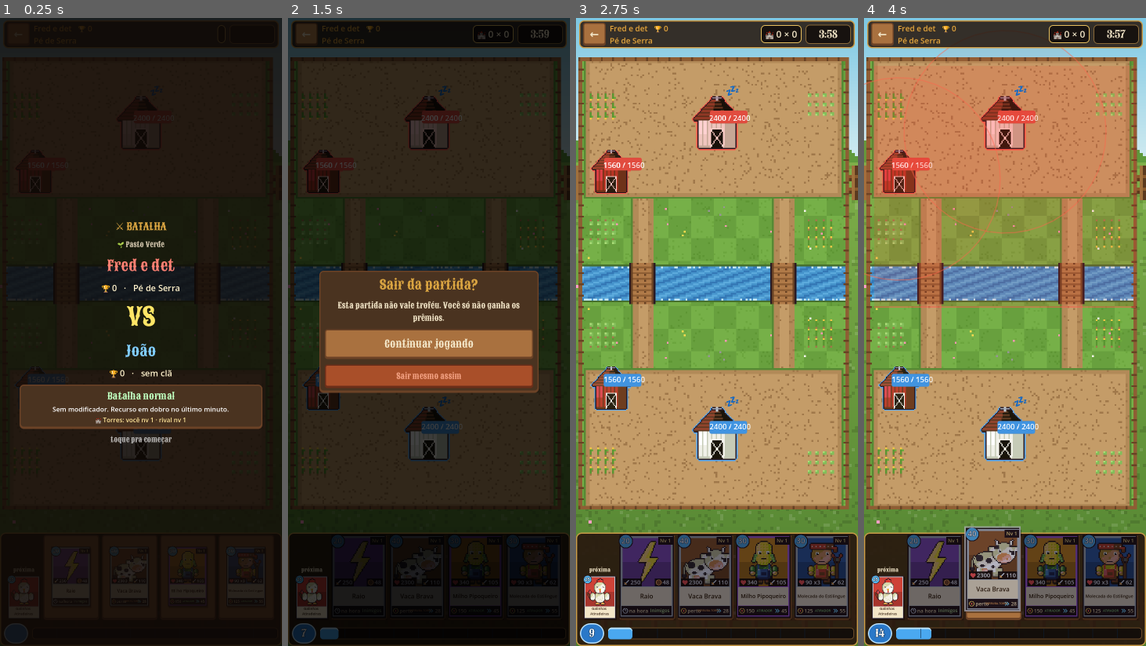
Above: before the commit, frames 1-4 (left to right).
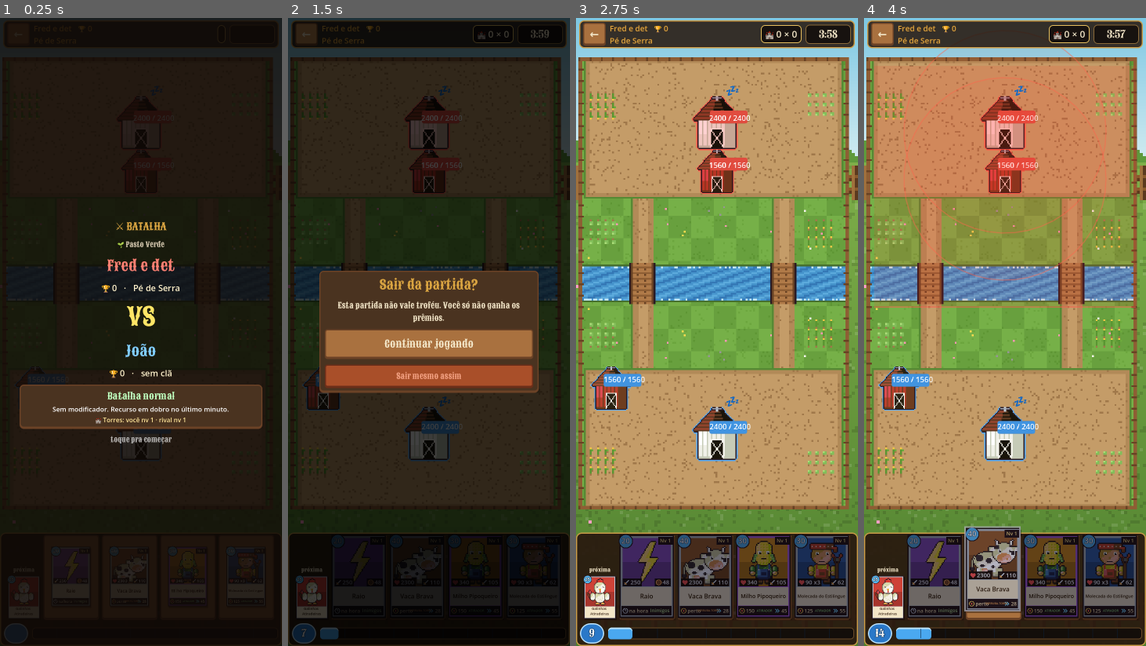
Above: after the commit, the same moments.

Repository: Generadevde/farmarena
Game: Godot game, scene res://ci/lab/lab.tscn
Same seed, same stepped clock (60 frames per second), same inputs: the game is played once before the commit and once after it. This scene is started directly instead of the project's main scene. The engine's default icon, where the game draws it, is replaced by a stand-in: a white triangle on a blue panel in a dark square.
Inputs (mouse positions are in pixels of both pictures, inside the frame that each line leads up to):
- Up to frame 1 (0.25 s): no input
- Up to frame 2 (1.5 s): tap Enter at 0.5 s; move the mouse to (491, 300) at 0.52 s; click (491, 300) at 0.67 s; click "←" at 1.25 s
- Up to frame 3 (2.75 s): click "Continuar jogando" at 2 s
- Up to frame 4 (4 s): click "Raio" at 2.75 s; click "Vaca Brava" at 3.5 s

The runs differ from the first frame. In frame 2, 0.8% of the frame differs, in the area x 5-62%, y 21-28%; in frame 3, 1.7%; in frame 4, 2.1%, in the area x 0-86%, y 9-42%.

Commit message:
Bots armam a base pelo jeito deles, cada módulo no lugar da função, e aprendem
- Função do módulo (Criador > Básico): Ofensivo, Defensivo, Econômico e Suporte (novo).
  Caixa d'Água passou pra Suporte.
- Postura do bot (pelo plano de jogo): defensiva, ofensiva ou imprevisível. Defensivo escolhe
  mais parede, ofensivo mais tiro.
- Lugar pela função: parede no caminho da ponte até a base; tiro na frente (ofensivo) ou colado na
  base (defensivo); suporte onde a tropa passa ou atrás da base; recurso no fundo.
- Memória: cada bot guarda que função/ponto ganhou contra você e puxa pro que deu certo. A vontade
  de inovar cai com a experiência; curioso/caótico/apostador nunca param, analítico quase não arrisca.
- Perfil do bot mostra a postura da base e quantas arrumações ele já testou.
- Testes no modo "geral".

Co-Authored-By: Claude Opus 5.5 <noreply@anthropic.com>
Claude-Session: https://claude.ai/code/session_01F2c9wwKpd4XWAaAeM55Dzi

Diff:
--- a/AI/bot_learning.gd
+++ b/AI/bot_learning.gd
@@ -1045,6 +1045,52 @@
 const NEMESIS_LOSS_THRESHOLD = 2  # quantas derrotas SEGUIDAS contra o jogador até o bot "guardar rancor"
 
 
+## MEMÓRIA DA BASE: o que o bot já testou de módulo (por função e por ponto) e quantas
+## partidas já jogou armando a base. É com isso que ele vai ficando esperto / inovando.
+func module_memory(bot_name: String) -> Dictionary:
+	var data = _load_raw(bot_name)
+	return data.get("mod_memo", {}) if !data.is_empty() else {}
+
+
+## guarda o resultado da arrumação usada (keys = Progresso.setup_keys)
+func record_module_result(bot_name: String, keys: Array, bot_won: bool):
+	var data = _load_raw(bot_name)
+	if data.is_empty() or keys.is_empty():
+		return
+	var mem: Dictionary = data.get("mod_memo", {})
+	mem["round"] = int(mem.get("round", 0)) + 1
+	var roles: Dictionary = mem.get("roles", {})
+	var pts: Dictionary = mem.get("points", {})
+	var seen_roles := {}
+	for k in keys:
+		var cat = str(k).split("@")[0]
+		var pm: Array = pts.get(k, [0, 0])
+		pts[k] = [int(pm[0]) + 1, int(pm[1]) + (1 if bot_won else 0)]
+		if !seen_roles.has(cat):
+			seen_roles[cat] = true
+			var rm: Array = roles.get(cat, [0, 0])
+			roles[cat] = [int(rm[0]) + 1, int(rm[1]) + (1 if bot_won else 0)]
+	mem["roles"] = roles
+	mem["points"] = pts
+	data["mod_memo"] = mem
+	_save_raw(bot_name, data)
+
+
+## chance de testar uma base diferente: cai com a experiência, mas cada jeito tem o seu piso
+static func module_explore_chance(profile, rounds: int) -> float:
+	var base = 0.25
+	var floor_v = 0.04
+	if profile != null:
+		match profile.archetype:
+			AIProfile.Archetype.CURIOSO, AIProfile.Archetype.CAOTICO, AIProfile.Archetype.APOSTADOR:
+				base = 0.5
+				floor_v = 0.25          # esses nunca param de inventar
+			AIProfile.Archetype.ANALITICO, AIProfile.Archetype.PERFECCIONISTA, AIProfile.Archetype.METAGAMER:
+				base = 0.15
+				floor_v = 0.02          # esses repetem o que ganhou
+	return maxf(floor_v, base / (1.0 + float(rounds) / 12.0))
+
+
 func record_result(bot_name: String, bot_won: bool, player_cards_played: Array[CardData], is_vs_player: bool = false):
 	var data = _load_raw(bot_name)
 	if data.is_empty():
--- a/Cards/bases/base_data.gd
+++ b/Cards/bases/base_data.gd
@@ -70,7 +70,10 @@
 ## pensada como ofensiva ou defensiva, dependendo do efeito configurado).
 ## É essa categoria que os bots usam pra escolher base de acordo com a
 ## personalidade deles, não o tipo funcional.
-enum BaseCategory { OFENSIVO, DEFENSIVO, ECONOMICO }
+enum BaseCategory { OFENSIVO, DEFENSIVO, ECONOMICO, SUPORTE }
+## OFENSIVO: atira longe / solta tropa / ajuda o ataque. DEFENSIVO: parede, vida, segura quem chega.
+## ECONOMICO: recurso. SUPORTE: aura, cura, reforço pros aliados. Os bots usam isso pra ESCOLHER o
+## módulo pelo jeito deles e pra pôr cada um no lugar certo da base.
 @export var category: BaseCategory = BaseCategory.DEFENSIVO
 
 # --- Base Canhão: ataca sozinha ---
--- a/Scripts/batlhe_scene.gd
+++ b/Scripts/batlhe_scene.gd
@@ -540,10 +540,15 @@
 		_apply_initial_boost($ProductionTimer, base_data, true)
 
 
+var _bot_setup_keys: Array = []   # a arrumação de módulos que o bot usou nesta partida (memória dele)
+
+
 func _apply_ai_base():
 	if Regras.modules():
 		# o bot entra com a mesma QUANTIDADE de módulos do jogador (o nível dele só muda a força de cada um)
-		_install_side_modules("enemy_base", GameManager.Team.ENEMY, Progresso.bot_module_loadout(ai_profile, Progresso.module_slots()),
+		var bot_lo = Progresso.bot_module_loadout(ai_profile, Progresso.module_slots())
+		_bot_setup_keys = Progresso.setup_keys(bot_lo)
+		_install_side_modules("enemy_base", GameManager.Team.ENEMY, bot_lo,
 			MatchSetup.fixed_level() if MatchSetup.fixed_level() > 0 else Progresso.bot_tower_level(ai_profile))
 		return
 	if ai_profile == null or ai_profile.equipped_base == null:
@@ -982,6 +987,8 @@
 	# nem no aprendizado dos bots (seria injusto com eles -- era 2 contra 2)
 	if ai_profile != null and !_is_2v2 and !MatchSetup.tournament and !MatchSetup.friendly:
 		BotLearning.record_result(ai_profile.profile_name, !player_won, player_cards_played_this_match, true)
+		if !_bot_setup_keys.is_empty():
+			BotLearning.record_module_result(ai_profile.profile_name, _bot_setup_keys, !player_won)
 
 		if player_won:
 			# bot perdeu -- descobre qual carta do jogador mais machucou a
--- a/Scripts/catalogo.gd
+++ b/Scripts/catalogo.gd
@@ -503,7 +503,7 @@
 		"pros": ["Recurso 12% mais rápido"], "cons": ["Não ataca", "Menos vida"],
 		"receita": {"torre": "moinho"}, "paleta": {"K": "#e8d8b0", "A": "#b8402c", "S": "#58a0d8", "W": "#6a4428"},
 		"b": {"base_hp": 1150, "production_speed_boost": 0.12}},
-	{"id": "caixa_dagua", "nome": "Caixa d'Água", "turma": "Brejo", "arena": 3, "tipo": "HEAL", "categoria": "DEFENSIVO",
+	{"id": "caixa_dagua", "nome": "Caixa d'Água", "turma": "Brejo", "arena": 3, "tipo": "HEAL", "categoria": "SUPORTE",
 		"desc": "Água fresca: cura as tropas que ficarem por perto.",
 		"pros": ["Cura aliados próximos"], "cons": ["Não ataca"],
 		"receita": {"torre": "caixa_dagua"}, "paleta": {"S": "#3c88c8", "A": "#b8402c", "W": "#6a4428"},
--- a/Scripts/hub.gd
+++ b/Scripts/hub.gd
@@ -3874,6 +3874,9 @@
 	v.add_child(_label("Estilo: %s  ·  nesta temporada: %dV %dD" % [prof.get_archetype_name(), int(rec.get("wins", 0)), int(rec.get("losses", 0))], 16, ThemeBuilder.COLOR_STAT_LABEL))
 	var fam = PushPlan.family_of(prof)
 	v.add_child(_wrap("🧠 Plano de jogo: %s. %s" % [PushPlan.FAM_NAMES[fam], PushPlan.FAM_TEXT[fam]], 15, Color(0.7, 0.9, 1.0)))
+	var stn = Progresso.bot_stance(prof)
+	var mm: Dictionary = BotLearning.module_memory(prof.profile_name)
+	v.add_child(_wrap("🧱 Base %s%s" % [Progresso.STANCE_NAMES[stn], ("  ·  já testou %d arrumações" % int(mm.get("round", 0))) if int(mm.get("round", 0)) > 0 else ""], 15, Color(0.7, 0.9, 1.0)))
 	if fam == PushPlan.Fam.COMBO:
 		var cb = PushPlan.pick_combo(prof)
 		if cb.size() == 2:
--- a/Scripts/progresso.gd
+++ b/Scripts/progresso.gd
@@ -1538,80 +1538,155 @@
 ## ele deixaria uma rota só pra atacar e a partida virava "tudo no meio"), dois
 ## guardam as rotas dos lados, três fecham a frente toda. Módulo de recurso vai
 ## pros pontos de trás.
+## POSTURA do bot na hora de armar a base: 0 defensiva, 1 ofensiva, 2 imprevisível
+const STANCE_NAMES = ["defensiva", "ofensiva", "imprevisível"]
+
+
+static func bot_stance(profile) -> int:
+	match PushPlan.family_of(profile):
+		PushPlan.Fam.CONTRA, PushPlan.Fam.BLOCO, PushPlan.Fam.CERCO:
+			return 0
+		PushPlan.Fam.CORRERIA, PushPlan.Fam.COMBO:
+			return 1
+	return 2
+
+
+## os pontos (em ordem de gosto) pra um módulo dessa FUNÇÃO, pelo jeito do bot.
+## a / b = canto da frente do lado da casa / do outro lado; sa / so = lado da base (casa / outro);
+## ba / bb = cantos de trás. 1 = frente do meio (no caminho da ponte até a base), 4 = atrás no meio.
+static func role_points(cat: int, stance: int, home_left: bool) -> Array:
+	var a = 0 if home_left else 2
+	var b = 2 if home_left else 0
+	var sa = 3 if home_left else 5
+	var so = 5 if home_left else 3
+	var ba = 6 if home_left else 7
+	var bb = 7 if home_left else 6
+	match cat:
+		BaseData.BaseCategory.DEFENSIVO:      # parede: no caminho da ponte até a base
+			return [1, sa, a, so] if stance == 0 else [1, a, sa, b]
+		BaseData.BaseCategory.OFENSIVO:       # tiro longe: ofensivo na frente (pega quem sai da ponte); defensivo perto da base
+			return [a, b, 1, sa] if stance == 1 else [sa, so, 1, a]
+		BaseData.BaseCategory.SUPORTE:        # ofensivo: onde as tropas passam; defensivo: colado na base
+			return [a, 1, sa, b] if stance == 1 else [4, sa, so, 1]
+	return [ba, bb, 4, sa]                     # econômico: no fundo
+
+
+## peso de cada função pra escolher o módulo, pelo jeito do bot
+static func _role_weight(cat: int, stance: int, preferred: int) -> float:
+	var w = 1.0
+	if stance == 0:
+		w = {BaseData.BaseCategory.DEFENSIVO: 3.0, BaseData.BaseCategory.SUPORTE: 1.6, BaseData.BaseCategory.ECONOMICO: 1.0, BaseData.BaseCategory.OFENSIVO: 1.0}.get(cat, 1.0)
+	elif stance == 1:
+		w = {BaseData.BaseCategory.OFENSIVO: 3.0, BaseData.BaseCategory.SUPORTE: 1.6, BaseData.BaseCategory.ECONOMICO: 0.7, BaseData.BaseCategory.DEFENSIVO: 0.8}.get(cat, 1.0)
+	if cat == preferred:
+		w += 1.5
+	return w
+
+
+## Monta a base do bot: QUAIS módulos (pelo jeito dele e pelo que já deu certo) e ONDE (pela
+## função de cada módulo). Igual pra mesma partida; muda de uma partida pra outra conforme ele
+## aprende (BotLearning.module_memory): quem é curioso testa coisa nova, quem é analítico repete
+## o que ganhou, e todo mundo fica mais certeiro com a experiência.
 func bot_module_loadout(profile, slots: int = -1) -> Array:
 	var n = slots if slots > 0 else module_slots()
-	var first: BaseData = profile.equipped_base if profile != null and profile.equipped_base != null else null
-	var top = maxi(ArenaManager.get_player_arena(), first.unlock_arena if first != null else 0)
+	var name_s = str(profile.profile_name) if profile != null else "bot"
+	var top = ArenaManager.get_player_arena()
+	if profile != null and profile.equipped_base != null:
+		top = maxi(top, profile.equipped_base.unlock_arena)
 	var pool: Array = BotSimulator.available_bases.filter(func(b): return b != null and b.unlock_arena <= top)
 	if pool.is_empty():
 		return []
-	var seed = abs(hash(str(profile.profile_name) if profile != null else "bot"))
-	if first == null or !pool.has(first):
-		first = pool[seed % pool.size()]   # (o módulo antigo dele pode não existir mais: módulos "do zero")
-	var eco_types = [BaseData.BaseType.PRODUCTION, BaseData.BaseType.CAPACITY]
-	# 1 em cada 5 bots aposta tudo num módulo só e leva DOIS iguais (nunca dois de recurso).
-	# "botduplo" é só pro laboratório forçar sim (1) ou não (0).
+	var mem: Dictionary = BotLearning.module_memory(name_s) if profile != null else {}
+	var rounds = int(mem.get("round", 0))
+	var rng = RandomNumberGenerator.new()
+	rng.seed = abs(hash(name_s)) + rounds * 7919          # igual dentro da partida, outro na próxima
+	var stance = bot_stance(profile)
+	var preferred = int(profile.preferred_base_category) if profile != null else -1
+	var home_left = (abs(hash(name_s)) / 3) % 2 == 0
+	# INOVA: chance de testar algo diferente. Cai com a experiência (fica mais esperto), mas quem é
+	# curioso/caótico/apostador nunca para de inventar, e o analítico quase não arrisca.
+	var explore = BotLearning.module_explore_chance(profile, rounds)
+	if Regras._t("inova", -1.0) >= 0.0:
+		explore = Regras._t("inova", -1.0)     # laboratório / testes forçam (0 = nunca inova)
+	var innovating = rng.randf() < explore
+	var roles_mem: Dictionary = mem.get("roles", {})
+	var pts_mem: Dictionary = mem.get("points", {})
+	# 1) QUAIS módulos
+	var picks: Array = []
+	var first: BaseData = profile.equipped_base if profile != null and profile.equipped_base != null and pool.has(profile.equipped_base) else null
 	var dbl = Regras._t("botduplo", -1.0)
-	var doubles = !(first.base_type in eco_types) and ((seed / 11) % 5 == 0 if dbl < 0.0 else dbl > 0.5)
-	var picks: Array = [first]
+	var doubles = (abs(hash(name_s)) / 11) % 5 == 0 if dbl < 0.0 else dbl > 0.5
 	while picks.size() < n:
-		if doubles and picks.size() == 1:
+		if doubles and picks.size() == 1 and picks[0].category != BaseData.BaseCategory.ECONOMICO:
+			picks.append(picks[0])
+			continue
+		if picks.is_empty() and first != null and !innovating:
 			picks.append(first)
 			continue
-		var has_eco = picks.any(func(b): return b.base_type in eco_types)
-		var rest = pool.filter(func(b): return !picks.has(b) and (!has_eco or !(b.base_type in eco_types)))
-		if rest.is_empty():
-			rest = pool.filter(func(b): return !picks.has(b))
-		if rest.is_empty():
-			rest = pool
-		picks.append(rest[(seed / (1 if picks.size() == 1 else 13)) % rest.size()])
-	var fronts: Array = []
-	var backs: Array = []
-	for b in picks:
-		(backs if b.base_type in eco_types else fronts).append(b)
+		var has_eco = picks.any(func(b): return b.category == BaseData.BaseCategory.ECONOMICO)
+		var cand = pool.filter(func(b): return !picks.has(b) and !(has_eco and b.category == BaseData.BaseCategory.ECONOMICO))
+		if cand.is_empty():
+			cand = pool.duplicate()
+		var total = 0.0
+		var ws: Array = []
+		for b in cand:
+			var w = 1.0 if innovating else _role_weight(int(b.category), stance, preferred)
+			var rm: Array = roles_mem.get(str(int(b.category)), [0, 0])
+			if !innovating and int(rm[0]) >= 2:
+				w *= 0.4 + 1.2 * (float(rm[1]) + 1.0) / (float(rm[0]) + 2.0)   # função que vem ganhando pesa mais
+			ws.append(w)
+			total += w
+		var roll = rng.randf() * total
+		var chosen: BaseData = cand[-1]
+		for k in cand.size():
+			roll -= ws[k]
+			if roll <= 0.0:
+				chosen = cand[k]
+				break
+		picks.append(chosen)
+	# 2) ONDE: cada módulo no ponto da função dele (o que mais ganhou primeiro, se ele já sabe)
+	# (os de parede e recurso escolhem antes: eles têm lugar mais certo)
+	var order = picks.duplicate()
+	order.sort_custom(func(x, y): return int(x.category == BaseData.BaseCategory.DEFENSIVO) > int(y.category == BaseData.BaseCategory.DEFENSIVO))
 	var out: Array = []
-	var flip = (seed / 3) % 2 == 1
-	var a = 2 if flip else 0     # o lado "da casa" do bot
-	var b = 0 if flip else 2
-	# ONDE cada bot arma a base (os 8 pontos do teclado numérico), pelo plano de jogo dele:
-	var front_points: Array = [a, b, 1]                      # padrão: os dois lados da frente, depois o meio
-	match PushPlan.family_of(profile):
-		PushPlan.Fam.CERCO:
-			front_points = [a, 1, b]                         # muralha na frente
-		PushPlan.Fam.CONTRA:
-			front_points = [3 if a == 0 else 5, 5 if a == 0 else 3, 1]   # fechado: colado nos lados da base
-		PushPlan.Fam.BLOCO:
-			front_points = [a, 5 if a == 0 else 3, b]        # um na frente, um de guarda do outro lado da base
-		PushPlan.Fam.CORRERIA:
-			front_points = [a, 1, b]                         # tudo pra frente, do lado em que ele ataca
-		PushPlan.Fam.CAOS:
-			front_points = [0, 1, 2, 3, 5, 6, 7, 4]
-			for i in range(front_points.size() - 1, 0, -1):  # embaralha pelo nome do bot (sempre igual pro mesmo bot)
-				var j = (seed / (i + 3)) % (i + 1)
-				var tmp = front_points[i]
-				front_points[i] = front_points[j]
-				front_points[j] = tmp
-			if fronts.size() == 1 and front_points[0] == 1:
-				front_points[0] = a
-	# um módulo só nunca vai pro meio da frente: com tudo no meio a partida vira "jogar no meio"
-	if fronts.size() == 1 and front_points[0] == 1:
-		front_points[0] = a
 	var used: Array = []
-	for i in fronts.size():
-		var fp = int(front_points[i % front_points.size()])
-		while used.has(fp):
-			fp = (fp + 1) % Regras.MODULE_POINTS.size()
-		used.append(fp)
-		out.append({"base": fronts[i], "ponto": fp})
-	# módulo de recurso vai pro fundo: os cantos de trás primeiro, depois atrás no meio
-	var back_points = [6, 7, 4] if (seed / 7) % 2 == 0 else [7, 6, 4]
-	for i in backs.size():
-		var bp = int(back_points[i % back_points.size()])
-		while used.has(bp):
-			bp = (bp + 1) % Regras.MODULE_POINTS.size()
-		used.append(bp)
-		out.append({"base": backs[i], "ponto": bp})
+	for b in order:
+		var cat = int(b.category)
+		var pts: Array = role_points(cat, stance, home_left)
+		if stance == 2 or innovating:
+			pts = [0, 1, 2, 3, 4, 5, 6, 7]
+			for i in range(pts.size() - 1, 0, -1):
+				var j2 = rng.randi_range(0, i)
+				var tmp = pts[i]
+				pts[i] = pts[j2]
+				pts[j2] = tmp
+		elif !pts_mem.is_empty():
+			# o ponto que mais ganhou com essa função sobe na fila (só com 2+ partidas nele)
+			var scored: Array = []
+			for idx in pts.size():
+				var pm: Array = pts_mem.get("%d@%d" % [cat, int(pts[idx])], [0, 0])
+				var rate = (float(pm[1]) + 1.0) / (float(pm[0]) + 2.0) if int(pm[0]) >= 2 else 0.5
+				scored.append([rate - idx * 0.04, pts[idx]])
+			scored.sort_custom(func(x, y): return x[0] > y[0])
+			pts = scored.map(func(x): return x[1])
+		var p = -1
+		for cand_p in pts:
+			if !used.has(int(cand_p)):
+				p = int(cand_p)
+				break
+		if p < 0:
+			for k in Regras.MODULE_POINTS.size():
+				if !used.has(k):
+					p = k
+					break
+		used.append(p)
+		out.append({"base": b, "ponto": p})
 	return out
+
+
+## chave da arrumação (pra memória do bot): "função@ponto" de cada módulo
+static func setup_keys(loadout: Array) -> Array:
+	return loadout.map(func(o): return "%d@%d" % [int(o["base"].category), int(o["ponto"])])
 
 
 # ================================================================ nível das TORRES
--- a/ci/battle_test.gd
+++ b/ci/battle_test.gd
@@ -2812,8 +2812,6 @@
 				seen_points[pt] = true
 				if pt < 0 or pt >= Regras.MODULE_POINTS.size() or pts.count(pt) > 1:
 					lay_bad.append("%s %s" % [bn, str(pts)])
-			if ns == 1 and pts == [1]:
-				lay_bad.append("%s sozinho no meio" % bn)
 	_check("bots usam os pontos novos da base", lay_bad.is_empty() and seen_points.size() >= 6, "pontos usados %s, problemas %s" % [str(seen_points.keys()), str(lay_bad.slice(0, 3))])
 
 	# escudo segura inteiro o golpe que quebra ele: 1 de vida + 1 de escudo sobrevive à bomba
@@ -3205,5 +3203,84 @@
 		_check("módulo: redução de dano e regeneração", red_ok and tower.hp >= 5150, "depois do golpe %s, depois de 1s %d" % [str(red_ok), tower.hp])
 		bd.regen_per_second = 0
 
+	# --- BOTS ARMAM A BASE PELO JEITO DELES (e aprendem)
+	var bases_all: Array = BotSimulator.available_bases.filter(func(b): return b != null)
+	var def_b: BaseData = null
+	var of_b: BaseData = null
+	var eco_b: BaseData = null
+	for b in bases_all:
+		if b.category == BaseData.BaseCategory.DEFENSIVO and def_b == null:
+			def_b = b
+		elif b.category == BaseData.BaseCategory.OFENSIVO and of_b == null:
+			of_b = b
+		elif b.category == BaseData.BaseCategory.ECONOMICO and eco_b == null:
+			eco_b = b
+	var pts_ok = Progresso.role_points(BaseData.BaseCategory.DEFENSIVO, 0, true)[0] == 1 \
+		and Progresso.role_points(BaseData.BaseCategory.OFENSIVO, 1, true)[0] == 0 \
+		and Progresso.role_points(BaseData.BaseCategory.OFENSIVO, 0, true)[0] == 3 \
+		and Progresso.role_points(BaseData.BaseCategory.ECONOMICO, 0, true)[0] == 6 \
+		and Progresso.role_points(BaseData.BaseCategory.SUPORTE, 0, false)[0] == 4
+	_check("cada função tem o seu lugar (parede no caminho, tiro na frente ou perto da base, recurso no fundo)", pts_ok)
+	# bots de verdade: defensivo escolhe mais parede, ofensivo mais tiro; e cada módulo vai pro lugar da função
+	var cnt := {0: {}, 1: {}}
+	var wrong_place: Array = []
+	# todos os módulos liberados (no teste o jogador está na arena 0, onde só tem módulo de parede)
+	var keep_bases = BotSimulator.available_bases.duplicate()
+	var open_bases: Array[BaseData] = []
+	for b in keep_bases:
+		if b != null:
+			var b2: BaseData = b.duplicate()
+			b2.unlock_arena = 0
+			open_bases.append(b2)
+	BotSimulator.available_bases = open_bases
+	Regras.set_tune("inova", 0.0)
+	for bn in BotSimulator.roster_names:
+		var bpf: AIProfile = BotLearning.get_or_create_profile(str(bn))
+		var stn = Progresso.bot_stance(bpf)
+		if stn == 2:
+			continue
+		var lo2: Array = Progresso.bot_module_loadout(bpf, 2)
+		for o2 in lo2:
+			var cat2 = int(o2["base"].category)
+			cnt[stn][cat2] = int(cnt[stn].get(cat2, 0)) + 1
+			var allowed: Array = Progresso.role_points(cat2, stn, true) + Progresso.role_points(cat2, stn, false)
+			if !allowed.has(int(o2["ponto"])):
+				wrong_place.append("%s %s@%d" % [bn, o2["base"].base_name, int(o2["ponto"])])
+	BotSimulator.available_bases = keep_bases
+	Regras.set_tune("inova", 0.0, false)
+	var def_share = float(cnt[0].get(BaseData.BaseCategory.DEFENSIVO, 0)) / maxf(1.0, float(cnt[0].values().reduce(func(a, b): return a + b, 0)))
+	var of_share = float(cnt[1].get(BaseData.BaseCategory.OFENSIVO, 0)) / maxf(1.0, float(cnt[1].values().reduce(func(a, b): return a + b, 0)))
+	var off_wall = float(cnt[1].get(BaseData.BaseCategory.DEFENSIVO, 0)) / maxf(1.0, float(cnt[1].values().reduce(func(a, b): return a + b, 0)))
+	var def_gun = float(cnt[0].get(BaseData.BaseCategory.OFENSIVO, 0)) / maxf(1.0, float(cnt[0].values().reduce(func(a, b): return a + b, 0)))
+	_check("bot defensivo prefere parede e ofensivo prefere tiro; cada módulo no lugar da função", def_share > off_wall + 0.15 and of_share > def_gun + 0.15 and wrong_place.is_empty(),
+		"parede: defensivo %d%% x ofensivo %d%% | tiro: ofensivo %d%% x defensivo %d%% | fora do lugar %s" % [int(def_share * 100), int(off_wall * 100), int(of_share * 100), int(def_gun * 100), str(wrong_place.slice(0, 3))])
+	# memória: o ponto que ganha sobe; a vontade de inovar cai com a experiência (menos nos curiosos)
+	var learner = str(BotSimulator.roster_names[3])
+	var lp: AIProfile = BotLearning.get_or_create_profile(learner)
+	var raw_l = BotLearning._load_raw(learner)
+	var keep_mem = raw_l.get("mod_memo", null)
+	var lstn = Progresso.bot_stance(lp)
+	var cat_l = BaseData.BaseCategory.DEFENSIVO
+	var home_l = (abs(hash(learner)) / 3) % 2 == 0
+	var third = Progresso.role_points(cat_l, 0 if lstn == 2 else lstn, home_l)[2]
+	for k in 8:
+		BotLearning.record_module_result(learner, ["%d@%d" % [cat_l, third]], true)
+	var mem_l = BotLearning.module_memory(learner)
+	var learned = int(mem_l.get("round", 0)) >= 8 and int(mem_l["points"]["%d@%d" % [cat_l, third]][1]) >= 8
+	var e_new = BotLearning.module_explore_chance(lp, 0)
+	var e_old = BotLearning.module_explore_chance(lp, 60)
+	var cur = AIProfile.new()
+	cur.archetype = AIProfile.Archetype.CURIOSO
+	var ana = AIProfile.new()
+	ana.archetype = AIProfile.Archetype.ANALITICO
+	raw_l = BotLearning._load_raw(learner)
+	if keep_mem == null:
+		raw_l.erase("mod_memo")
+	else:
+		raw_l["mod_memo"] = keep_mem
+	BotLearning._save_raw(learner, raw_l)
+	_check("bot aprende: guarda o que ganhou, fica mais certeiro com o tempo e o curioso continua inovando", learned and e_old < e_new and BotLearning.module_explore_chance(cur, 200) >= 0.2 and BotLearning.module_explore_chance(ana, 200) < 0.05,
+		"aprendeu=%s inovar %.2f -> %.2f, curioso %.2f, analítico %.2f" % [str(learned), e_new, e_old, BotLearning.module_explore_chance(cur, 200), BotLearning.module_explore_chance(ana, 200)])
+
 	print("GERAL ok (", _aud_ok.size(), "): ", _aud_ok)
 	print("RESULTADO geral COM PROBLEMA (", _aud_bad.size(), "): ", _aud_bad)
--- a/creator/custom_content.gd
+++ b/creator/custom_content.gd
@@ -305,7 +305,7 @@
 	["description", "Descrição", "multiline", []],
 	["base_hp", "Vida", "int", [100, 20000, 50]],
 	["base_type", "Função", "enum", ["Canhão", "Produção", "Cura", "Vida extra", "Espaço", "Aura"]],
-	["category", "Categoria", "enum", ["Ofensivo", "Defensivo", "Econômico"]],
+	["category", "Função pros bots (onde eles põem)", "enum", ["Ofensivo (frente, perto da ponte)", "Defensivo (no caminho da base)", "Econômico (no fundo)", "Suporte (onde as tropas passam / perto da base)"]],
 	["nation_data", "Nação", "nation", []],
 	["attack_damage", "Dano do canhão", "int", [0, 2000, 5]],
 	["attack_range", "Alcance do canhão", "float", [20.0, 600.0, 10.0]],
